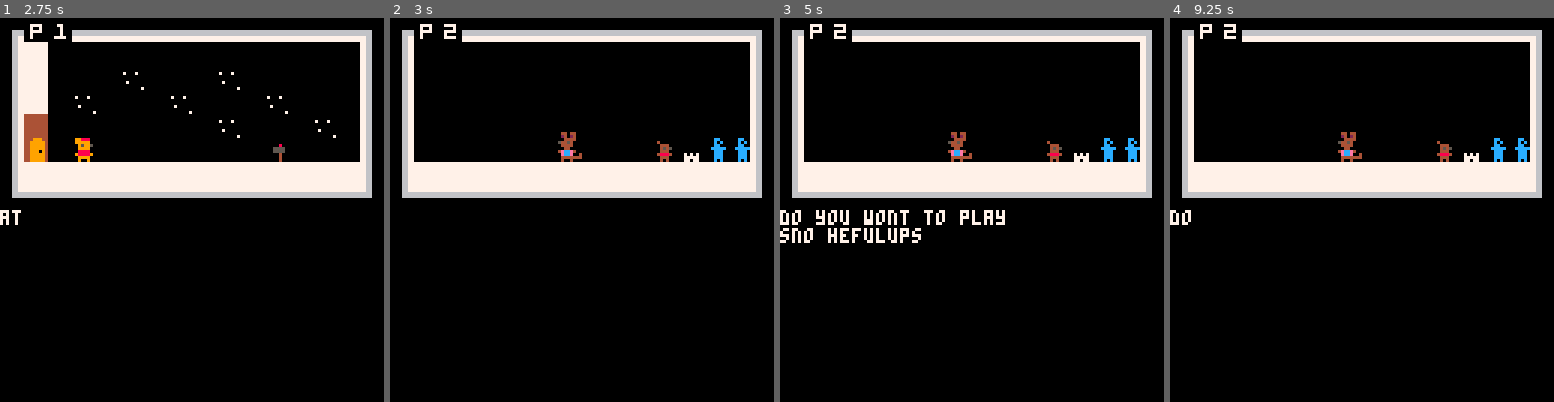
Above: before the commit, frames 1-4 (left to right).
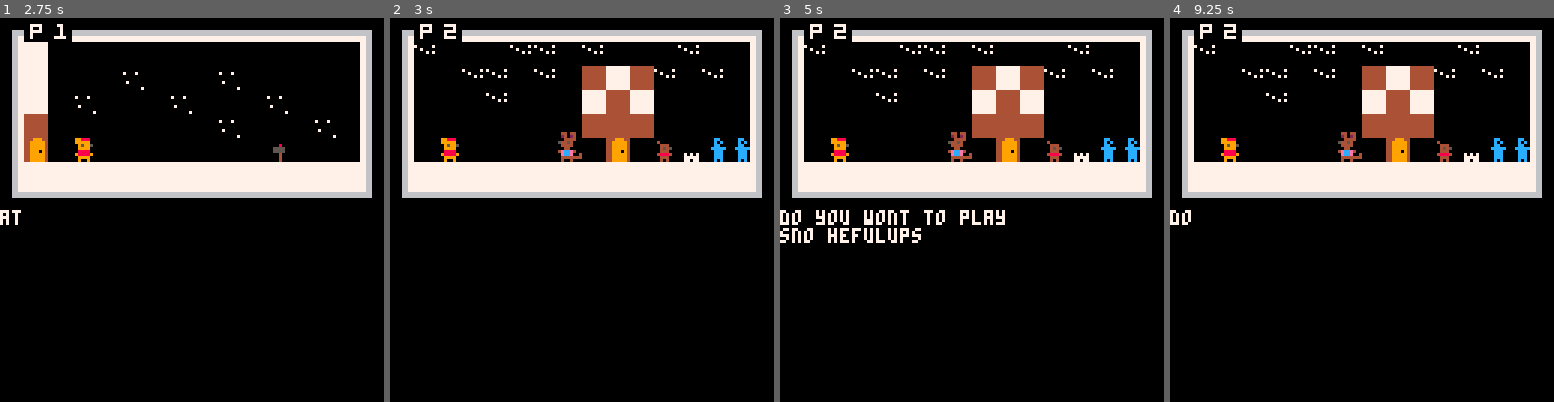
Above: after the commit, the same moments.

Repository: shanecelis/pico-carts
Game: PICO-8 cartridge pooh-christmas.p8
Same seed, same stepped clock (60 frames per second), same inputs: the game is played once before the commit and once after it.
Inputs:
- Up to frame 1 (2.75 s): tap X (X key) at 0.33, 1.07, 1.85 s; tap O (Z key) at 0.7, 1.7, 2.1, 2.5 s; hold Right 1.6-2.1 s; hold Right from 2.47 s (still down)
- Up to frame 2 (3 s): keep holding Right; tap O (Z key) at 2.9 s; tap X (X key) at 2.97 s
- Up to frame 3 (5 s): release Right at 3.03 s; hold Left 3.08-3.58 s; tap O (Z key) every 0.4 s from 3.3 to 4.9 s; hold Right 4.02-4.68 s; tap X (X key) at 4.08 s
- Up to frame 4 (9.25 s): hold Left 5.08-5.68 s; tap X (X key) every 1.12 s from 5.2 to 8.55 s; tap O (Z key) every 0.4 s from 5.3 to 8.9 s; hold Right 6.08-6.58 s; hold Right 6.63-7.13 s; hold Right 7.5-8.07 s; hold Left 8.12-8.62 s; hold Right from 9.05 s (still down)

Frame 1 is identical in both runs. In frame 2, 4.4% of the frame differs, in the area x 6-87%, y 7-38%; in frame 3, 4.4%; in frame 4, 4.4%.

Commit message:
finished

Diff:
--- a/pooh-christmas.p8
+++ b/pooh-christmas.p8
@@ -31,98 +31,155 @@
 
 -- p3
 [[
-
+rabbit rabbit rabbit
+waw er you hew
 ]],
 
 -- p4
 [[
-
+runble runble rubble can i hav
+a smakwle uv hunny um
+yes yum yum yum
+thank you rabbit by
 ]],
 
 -- p5
 [[
-
+piglet er you bilding a
+sno man? yes p p pooh
 ]],
 
 -- p6
 [[
-
+can i help you yes pooh
+thank you pooh you
+welkumr
 
 ]],
 
 -- p7
 [[
-
+im suprisd at youer
+haws has not fel dan
+i hop the wind dosint cum
 ]],
 
 -- p8
 [[
-
+hi  tigger you hav a
+lot uv sno flacs
 ]],
 
 -- p9
 [[
-
+pooh sed im hot
+just as pooh was
+ubat to nok on the
+door pooh nodist
+at thaw was a not
 ]],
 
 -- p10
 [[
-
+i wil  just red it
+if i cood jus then
+pooh had a ideu
+pooh wood go to awles
+has
 ]],
 
 -- p11
 [[
-
+awle sed at cristfer
+robin had ben capcherd by a
+varey big hefulup
 ]],
 
 -- p12
 [[
-
+awle jrod a piccher uv
+the varey big hefulup
+on a choc berd
 ]],
 
 -- p13
 [[
-
+awle sercht hiz
+book shaf for a book
+cold big hefulups
+at  had wat do big
+hefulups do
 ]],
 
 -- p14
 [[
-
+bekus awle didit fid
+the book awle teld pooh
+wut big hefulups er
+
+stice land
 ]],
 
 -- p15
-[[
-
-]],
+--[[
+--
+--]]
 
 -- p16
 [[
-
+roke land
 ]],
 
 -- p17
 [[
-
+woter land
 ]],
 
 -- p18
 [[
-
+grasey and rocky land
 ]],
 
 -- p19
 [[
-
+i hop you dot fol in to
+the hool
 ]],
 
 -- p20
 [[
-
+thup!
 ]],
 
 -- p21
 [[
-
+hi pooh boy dis is mineyu
+]],
+
+-- p22
+[[
+splsh!
+]],
+
+-- p23
+[[
+it looks lik thaw was
+a gat at yoos to  be
+thaw
+]],
+
+-- p24
+[[
+eeks! it it is
+]],
+
+-- p25
+[[
+iv ben serching all
+uver for you
+wev ben serching for you
+how did you uskap
+the end
 ]],
 }
 
@@ -378,29 +435,37 @@
 
 __map__
 d0d1d1d1d1d1d1d1d1d1d1d1d1d1d1d2d0c0c1d1d1d1d1d1d1d1d1d1d1d1d1d2d0c0c2d1d1d1d1d1d1d1d1d1d1d1d1d2d0c0c3d1d1d1d1d1d1d1d1d1d1d1d1d2d0c0c4d1d1d1d1d1d1d1d1d1d1d1d1d2d0c0c5d1d1d1d1d1d1d1d1d1d1d1d1d2d0c0c6d1d1d1d1d1d1d1d1d1d1d1d1d2d0c0c7d1d1d1d1d1d1d1d1d1d1d1d1d2
-e03730303030303030303030303030e2e03730303030303030303030303030e2e03030303030303030303030303030e2e03030303030303030303030303030e2e03030303030303030303030303030e2e03030303030303030303030303030e2e03030303030303030303030303030e2e03030303030303030303030303030e2
-e0373030309d3030309d3030303030e2e0373030309d3030309d3030303030e2e03030303030303030303030303030e2e03030303030303030303030303030e2e03030303030303030303030303030e2e03030303030303030303030303030e2e03030303030303030303030303030e2e03030303030303030303030303030e2
-e037309d3030309d3030309d303030e2e037309d3030309d3030309d303030e2e03030303030303030303030303030e2e03030303030303030303030303030e2e03030303030303030303030303030e2e03030303030303030303030303030e2e03030303030303030303030303030e2e03030303030303030303030303030e2
-e034303030303030309d3030309d30e2e034303030303030309d3030309d30e2e03030303030308530303030303030e2e03030303030303030303030303030e2e03030303030303030303030303030e2e03030303030303030303030303030e2e03030303030303030303030303030e2e03030303030303030303030303030e2
-e02030813030303030303058303030e2e02030813030303030303058303030e2e03030303030309530303083282727e2e03030303030303030303030303030e2e03030303030303030303030303030e2e03030303030303030303030303030e2e03030303030303030303030303030e2e03030303030303030303030303030e2
-e03737373737373737373737373737e2e03737373737373737373737373737e2e03737373737373737373737373737e2e03030303030303030303030303030e2e03030303030303030303030303030e2e03030303030303030303030303030e2e03030303030303030303030303030e2e03030303030303030303030303030e2
+e03730303030303030303030303030e2e03730303030303030303030303030e2e00b3030300b0b300b3030300b3030e2e09d9d9d9d9d9d9d9d9d9d9d9d9d9de2e00b0b0b0b0b0b0b0b0b0b0b0b0b0be2e09d9d9d9d9d9d9d9d9d9d9d9d9d9de2e03030309d309d3030303068303030e2e00b0b0b0b0b0b0b0b0b0b0b0b0b0be2
+e0373030309d3030309d3030303030e2e0373030309d3030309d3030303030e2e030300b0b300b303437340b300b30e2e03838383030303030303434343030e2e03030303030303030303030303030e2e09d9d9d9d9d9d9d9d9d9d9d9d9d9de2e030309d680b9d30689d3030303030e2e00b0b0b680b0b0b0b0b0b0b0b0b0be2
+e037309d3030309d3030309d303030e2e037309d3030309d3030309d303030e2e03030300b30003037343730303030e2e03834383030302930303734373030e2e037373737374e3737373737373737e2e09d9d9d9d9d9d9d309d3030303030e2e0303030689d0b689d683068303030e2e03030303030003030303030343434e2
+e034303030303030309d3030309d30e2e034303030303030309d3030309d30e2e03030303030308534343430303030e2e03838383030343734303434343030e2e0373830305d5e5f30303b3d3e3837e2e03030303030303030303030303030e2e03730309d0b9d30309d3030303030e2e03030000030303030303030343034e2
+e02030813030303030303058303030e2e02030813030303030303058303030e2e03081303030309530203083282727e2e03838383081303730303021223030e2e037353c35306e3007303535353537e2e03081302530303788303730373030e2e03730303030303081373088303030e2e0303030303030813030999a343034e2
+e03737373737373737373737373737e2e03737373737373737373737373737e2e03737373737373737373737373737e2e03737373737373737373737373737e2e0373c30013030301730323a393437e2e03737373737373737373737373737e2e03737373737373737373737373737e2e03737373737373737373737373737e2
 f0f1f1f1f1f1f1f1f1f1f1f1f1f1f1f2f0f1f1f1f1f1f1f1f1f1f1f1f1f1f1f2f0f1f1f1f1f1f1f1f1f1f1f1f1f1f1f2f0f1f1f1f1f1f1f1f1f1f1f1f1f1f1f2f0f1f1f1f1f1f1f1f1f1f1f1f1f1f1f2f0f1f1f1f1f1f1f1f1f1f1f1f1f1f1f2f0f1f1f1f1f1f1f1f1f1f1f1f1f1f1f2f0f1f1f1f1f1f1f1f1f1f1f1f1f1f1f2
-d0c0c8d1d1d1d1d1d1d1d1d1d1d1d1d2d0c0c9d1d1d1d1d1d1d1d1d1d1d1d1d2d0c0c1cad1d1d1d1d1d1d1d1d1d1d1d2d0c0c1c1d1d1d1d1d1d1d1d1d1d1d1d2d0c0c1c2d1d1d1d1d1d1d1d1d1d1d1d2d0c0c1c3d1d1d1d1d1d1d1d1d1d1d1d2d0c0c1c4d1d1d1d1d1d1d1d1d1d1d1d2d0c0c1c5d1d1d1d1d1d1d1d1d1d1d1d2
-e03030303030303030303030303030e2e03030303030303030303030303030e2e03030303030303030303030303030e2e03030303030303030303030303030e2e03030303030303030303030303030e2e03030303030303030303030303030e2e03030303030303030303030303030e2e03030303030303030303030303030e2
-e03030303030303030303030303030e2e03030303030303030303030303030e2e03030303030303030303030303030e2e03030303030303030303030303030e2e03030303030303030303030303030e2e03030303030303030303030303030e2e03030303030303030303030303030e2e03030303030303030303030303030e2
-e03030303030303030303030303030e2e03030303030303030303030303030e2e03030303030303030303030303030e2e03030303030303030303030303030e2e03030303030303030303030303030e2e03030303030303030303030303030e2e03030303030303030303030303030e2e03030303030303030303030303030e2
-e03030303030303030303030303030e2e03030303030303030303030303030e2e03030303030303030303030303030e2e03030303030303030303030303030e2e03030303030303030303030303030e2e03030303030303030303030303030e2e03030303030303030303030303030e2e03030303030303030303030303030e2
-e03030303030303030303030303030e2e03030303030303030303030303030e2e03030303030303030303030303030e2e03030303030303030303030303030e2e03030303030303030303030303030e2e03030303030303030303030303030e2e03030303030303030303030303030e2e03030303030303030303030303030e2
-e03030303030303030303030303030e2e03030303030303030303030303030e2e03030303030303030303030303030e2e03030303030303030303030303030e2e03030303030303030303030303030e2e03030303030303030303030303030e2e03030303030303030303030303030e2e03030303030303030303030303030e2
+d0c0c8d1d1d1d1d1d1d1d1d1d1d1d1d2d0c0c9d1d1d1d1d1d1d1d1d1d1d1d1d2d0c0c1cad1d1d1d1d1d1d1d1d1d1d1d2d0c0c1c1d1d1d1d1d1d1d1d1d1d1d1d2d0c0c1c2d1d1d1d1d1d1d1d131d1d1d2d0c0c1c3d1d1d1d1d1d1d1d1d1d1d1d2d0c0c1c4d1d1d1d1d1d1d1d1d1d1d1d2d0c0c1c5d1d1d1d1d1d1d1d1d1d1d1d2
+e023239d9d9d9d9d9d9d9d9d9d9d9de2e06868686868686868683030343030e2e03030303030303030303030303030e2343434343434343434343434343434e2e03131313131313131313131313131e2e03030303030303030303030303030e2e03a3a3a3a3535303a303939393939e2e030303030303030353535353c3c3ce2
+e09d9d9d9d239d9d2323239d9d9d9de2e06868306868686830306834343430e2e03030303030303030303030303434e2e03430303030303030303030303034e2e0313030303d3d3030303030303031e2e03030303034343434343030303030e2e03030303035353034303939393939e2e030303030303030353535353c333ce2
+e09d9d9d2323232323232330303030e2e03030303030303030303030343030e2e03030303030303030303030303034e2e03430303030303030303030303034e2e0313030303d353d30303030303031e2e0303030303438393c343030303030e2e030303030353533333333393e363ee2e03030303030303035353535333c3ce2
+e09d239d2323232323232330303030e2e03030303030303030303034343430e2e03030303030303030303030303434e2343430303030303030303030303034e2e03130303d3d3d3030303030303031e2e0303030303438343c343030303030e2e030303030353533333333393e3e30e2e030303030303030353535353c333ce2
+e0303023232323232323239d303030e2e03081303030303030303030343030e2e03030817430303030303030303020e2e03430303081303030793030303034e2e0313030303d3d3d30303030303031e2e03030303034343434343030303030e2e0013030303535343434343e3e3e3ee2e030013030303030353535353c3c3ce2
+e03030813030303030a43023303030e2e03b3b37373730746a6b7c77203030e2e03b3b3b3b3b3b3737373737373737e2e03434343434343434343434343434e2e03130303d303d3030303030303031e2e030303030343a3e3a34303b3b3030e2e03939393933333333333333333333e2e035353535353535353535353c333ce2
 f0f1f1f1f1f1f1f1f1f1f1f1f1f1f1f2f0f1f1f1f1f1f1f1f1f1f1f1f1f1f1f2f0f1f1f1f1f1f1f1f1f1f1f1f1f1f1f2f0f1f1f1f1f1f1f1f1f1f1f1f1f1f1f2f0f1f1f1f1f1f1f1f1f1f1f1f1f1f1f2f0f1f1f1f1f1f1f1f1f1f1f1f1f1f1f2f0f1f1f1f1f1f1f1f1f1f1f1f1f1f1f2f0f1f1f1f1f1f1f1f1f1f1f1f1f1f1f2
 d0c0c1c6d1d1d1d1d1d1d1d1d1d1d1d2d0c0c1c7d1d1d1d1d1d1d1d1d1d1d1d2d0c0c1c8d1d1d1d1d1d1d1d1d1d1d1d2d0c0c1c9d1d1d1d1d1d1d1d1d1d1d1d2d0c0c2cad1d1d1d1d1d1d1d1d1d1d1d2d0c0c2c1d1d1d1d1d1d1d1d1d1d1d1d2d0c0c2c2d1d1d1d1d1d1d1d1d1d1d1d2d0c0c2c3d1d1d1d1d1d1d1d1d1d1d1d2
-e03030303030303030303030303030e2e03030303030303030303030303030e2e03030303030303030303030303030e2e03030303030303030303030303030e2e03030303030303030303030303030e2e03030303030303030303030303030e2e03030303030303030303030303030e2e03030303030303030303030303030e2
-e03030303030303030303030303030e2e03030303030303030303030303030e2e03030303030303030303030303030e2e03030303030303030303030303030e2e03030303030303030303030303030e2e03030303030303030303030303030e2e03030303030303030303030303030e2e03030303030303030303030303030e2
-e03030303030303030303030303030e2e03030303030303030303030303030e2e03030303030303030303030303030e2e03030303030303030303030303030e2e03030303030303030303030303030e2e03030303030303030303030303030e2e03030303030303030303030303030e2e03030303030303030303030303030e2
-e03030303030303030303030303030e2e03030303030303030303030303030e2e03030303030303030303030303030e2e03030303030303030303030303030e2e03030303030303030303030303030e2e03030303030303030303030303030e2e03030303030303030303030303030e2e03030303030303030303030303030e2
-e03030303030303030303030303030e2e03030303030303030303030303030e2e03030303030303030303030303030e2e03030303030303030303030303030e2e03030303030303030303030303030e2e03030303030303030303030303030e2e03030303030303030303030303030e2e03030303030303030303030303030e2
-e03030303030303030303030303030e2e03030303030303030303030303030e2e03030303030303030303030303030e2e03030303030303030303030303030e2e03030303030303030303030303030e2e03030303030303030303030303030e2e03030303030303030303030303030e2e03030303030303030303030303030e2
+e03c3c3c3c3c3c3c3c3c3c3c3c3c3ce2e03c30303030353535353535353535e2e03535353535353535353535353535e2e03434343434343434343434343434e2e03030303030303030303030303030e2e03c3c3c3c3c3c3c3c3c3c3c3c3c3ce2e03c3c3c3c3c3c3c32323232323232e2e03030303030303030303030303030e2
+e03c373c3c3c3c3c3c3c3c3c3c3c3ce2e03c30303030353535353535353535e2e00135353535353535353535353535e2e03434343434343434343434343434e2e030303030303001307d1430303030e2e03c3c3c3c3c3c3c3c3c3c3c3c3c3ce2e03c3c3c3c3c3c3c30303030303032e2e03030303030303030303530303030e2
+e03c3c3c3c3c3c3c373c3c3c3c3c3ce2e03c30303030353535353535353535e2e03535353535353535353535353520e2343434343434343434343434343434e2e03030303030303535353535353535e2e03c3c3c3c3c3c3c3c3c3c3c3c3c3ce2e03c3c3c3c3c3c3c307d3004013020e2e03030303030303030353535303030e2
+e03c373c3c3c1c3c3c3c373c3c3c3ce2e03c303030303535350c2a2a2a3535e2e03434343434353535343434343434e2e0343030301c303030303434343434e2e0203035353535353c3c3c3c3c3c3ce2e03c3c3c3c3c3c3c3c3c3c3c3c3c3ce2e03c3c3c3c3c3c3c35353535353535e2e03030303030303030353530303030e2
+e03c3c373c3c3c3c3c3c3c3c3c3c3ce2e03c303030303535350c2a2a2a3535e2e03434343434353535343434343434e2343b3b3b3b3b3b3b3b3b3434343434e2e03535353c3c353c3c3c3c3c3c3c3ce2e0213c3c113c143c7d3c3c3c3c3c3ce2e03c3c3c3c3c3c3c35353535353535e2e0303030307d010435303030303030e2
+e03c3c3c3c373c373c3c3c3c3c3c3ce2e03c3b3b3b3b3535350c2a2a2a3535e2e034343434343b3b3b343434343434e2e03b3b3b3b3b3b3b3b3b3434343434e2e0353c3c3c3c3c213c3c3c3c3c3c3ce2e0353c3c3c3c3c3c3c3c3c3c3c3c3ce2e03c3c3c3c3c3c3c35353535353535e2e03535353535353530303530353535e2
 f0f1f1f1f1f1f1f1f1f1f1f1f1f1f1f2f0f1f1f1f1f1f1f1f1f1f1f1f1f1f1f2f0f1f1f1f1f1f1f1f1f1f1f1f1f1f1f2f0f1f1f1f1f1f1f1f1f1f1f1f1f1f1f2f0f1f1f1f1f1f1f1f1f1f1f1f1f1f1f2f0f1f1f1f1f1f1f1f1f1f1f1f1f1f1f2f0f1f1f1f1f1f1f1f1f1f1f1f1f1f1f2f0f1f1f1f1f1f1f1f1f1f1f1f1f1f1f2
-
-
-
+d0c0c2c4d1d1d1d1d1d1d1d1d1d1d1d2d0c0c2c4d1d1d1d1d1d1d1d1d1d1d1d2000000000000000000000000000000000000000000000000000000000000000000000000000000000000000000000000000000000000000000000000000000000000000000000000000000000000000000000000000000000000000000000000
+e03030303030303030303030303030e2e03030303030303030303030303030e2000000000000000000000000000000000000000000000000000000000000000000000000000000000000000000000000000000000000000000000000000000000000000000000000000000000000000000000000000000000000000000000000
+e03030303030303030303030303030e2e03030303030303030303030303030e2000000000000000000000000000000000000000000000000000000000000000000000000000000000000000000000000000000000000000000000000000000000000000000000000000000000000000000000000000000000000000000000000
+e03030303030303030303030303030e2e03030303030303030303030303030e2000000000000000000000000000000000000000000000000000000000000000000000000000000000000000000000000000000000000000000000000000000000000000000000000000000000000000000000000000000000000000000000000
+e0303030303030303030308c303030e2e0303006303030303005308c303030e2000000000000000000000000000000000000000000000000000000000000000000000000000000000000000000000000000000000000000000000000000000000000000000000000000000000000000000000000000000000000000000000000
+e0303030307d01043030309c303030e2e0033016307d01040215309c30090ae2000000000000000000000000000000000000000000000000000000000000000000000000000000000000000000000000000000000000000000000000000000000000000000000000000000000000000000000000000000000000000000000000
+e03b3b3b3b3b3b3b3b3b3b3b3b3b3be2e03b3b3b3b3b3b3b3b3b3b3b3b3b3be2000000000000000000000000000000000000000000000000000000000000000000000000000000000000000000000000000000000000000000000000000000000000000000000000000000000000000000000000000000000000000000000000
+f0f1f1f1f1f1f1f1f1f1f1f1f1f1f1f2f0f1f1f1f1f1f1f1f1f1f1f1f1f1f1f2000000000000000000000000000000000000000000000000000000000000000000000000000000000000000000000000000000000000000000000000000000000000000000000000000000000000000000000000000000000000000000000000
+
+
+
Not shown, changed: 42 lines of the sprite sheet (__gfx__) section of pooh-christmas.p8
